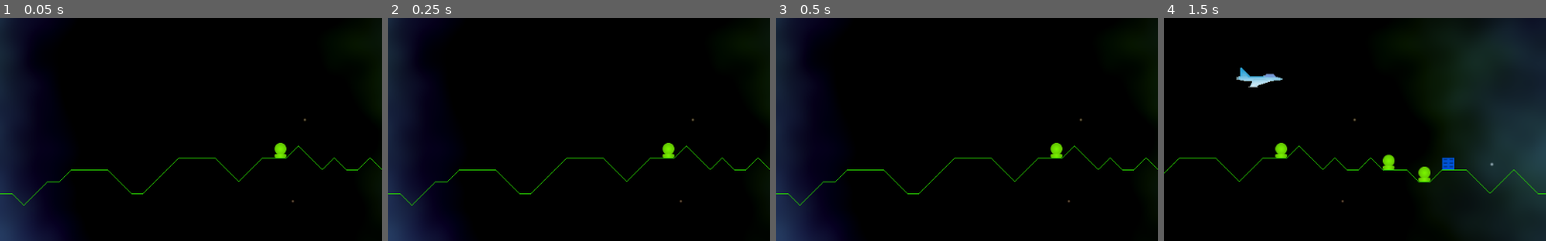
Above: before the commit, frames 1-4 (left to right).
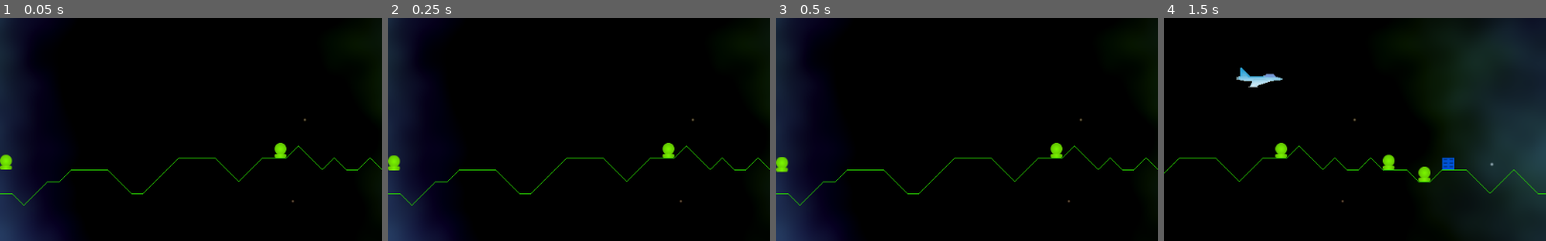
Above: after the commit, the same moments.

Repository: andrew-wilkes/godotia
Game: Godot game, scene res://scenes/Main.tscn
The game is run twice, just before and just after one commit, with the same random seed, the same clock (stepped at 60 frames per second) and the same inputs.
Inputs:
- Up to frame 1 (0.05 s): no input
- Up to frame 2 (0.25 s): no input
- Up to frame 3 (0.5 s): no input
- Up to frame 4 (1.5 s): tap Enter (ui_accept) at 0.5, 0.77 s; hold Right (ui_right) 0.53-1.28 s; hold Down (ui_down) from 1.28 s (still down)
The pictures show only the part of the screen within x 0-50%, y 50-100%; the shares and areas given below are measured in that part.

The runs differ from the first frame. In frame 1, 0.2% of the frame differs, in the area x 0-4%, y 61-68%; in frame 2, 0.2%; in frame 3, 0.2%, in the area x 0-4%, y 62-70%; in frame 4, nothing differs.

Commit message:
Add DEAD state to enemy

Diff:
--- a/scenes/Enemy.gd
+++ b/scenes/Enemy.gd
@@ -1,6 +1,6 @@
 extends Area2D
 
-enum { MOVING_TO_TARGET, DRAINING_ENERGY, MOVING_TO_PLAYER, LIFTING }
+enum { MOVING_TO_TARGET, DRAINING_ENERGY, MOVING_TO_PLAYER, LIFTING, DEAD }
 
 const SPEED = 100
 const RATE_OF_DRAINING_ENERGY = 100
@@ -21,7 +21,7 @@
 		MOVING_TO_TARGET:
 			move(delta)
 		DRAINING_ENERGY:
-			if sid and globals.structures[sid].get_energy_all_got(RATE_OF_DRAINING_ENERGY * delta):
+			if globals.structures[sid].get_energy_all_got(RATE_OF_DRAINING_ENERGY * delta):
 				state = MOVING_TO_PLAYER
 				globals.structures[sid].targeted = false
 				sid = 0
@@ -57,7 +57,7 @@
 			# Was leeching off an energy source
 			globals.structures[sid].targeted = false
 			globals.structures[sid].charging = true
-			sid = 0
+			state = DEAD
 	got_hit()
 	destroy()
 
--- a/scenes/Main.gd
+++ b/scenes/Main.gd
@@ -3,7 +3,7 @@
 const THRUST = 500
 const MAX_SPEED = 500
 const TOP_LEVEL = 14
-const TEST_STRUCT = false
+const TEST_STRUCT = true
 const TEST_ENEMY = true
 
 enum { LEFT, RIGHT }
--- a/scenes/Structure.gd
+++ b/scenes/Structure.gd
@@ -27,9 +27,9 @@
 			state = states.STATIC
 		if position.y > 0:
 			print("Structure hit ground")
-			state = states.STATIC
 			destroy()
 
 
 func destroy():
+	state = states.STATIC
 	visible = false
